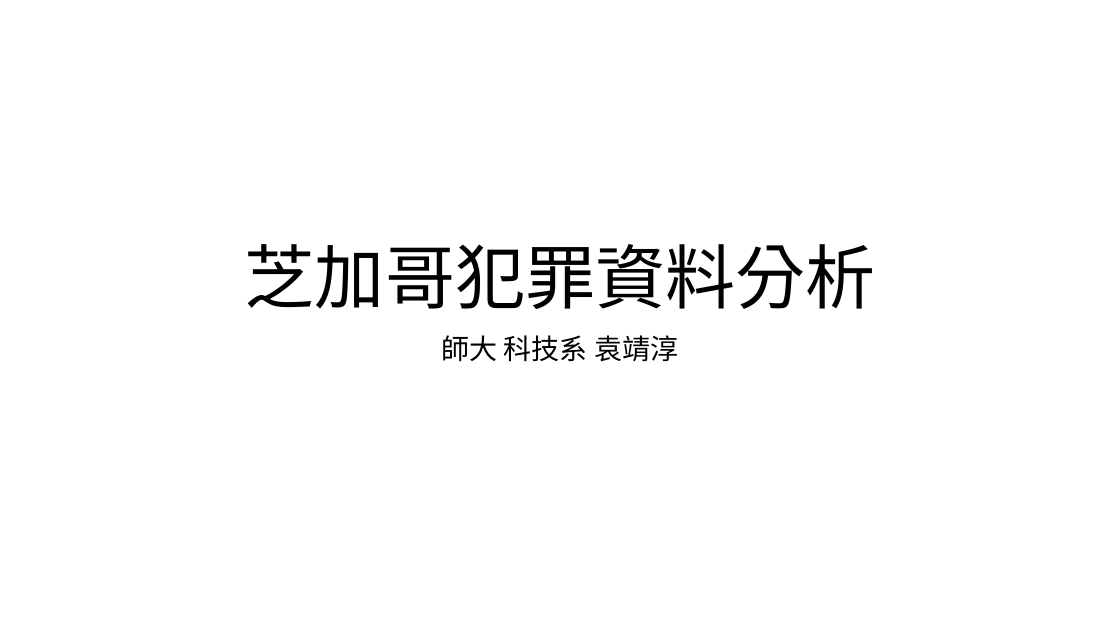
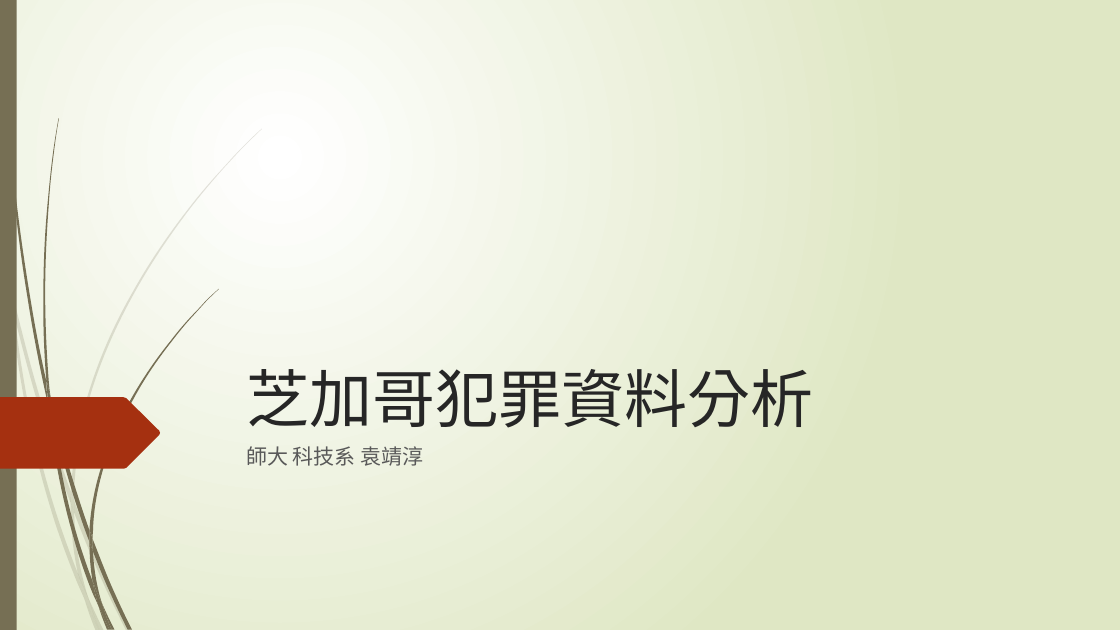
Before and after one commit to oliveyuan/NTU_R_Course_2018, a slide deck: slide 1 of week_6,7,8/Chicago crime data/芝加哥犯罪分析報告.pptx. Drawn at 1120x630 pixels with LibreOffice and Linux fonts; fonts in the diff are those of the drawing. Boxes give left, top, right and bottom in pixels: in the first picture for what was removed or moved away, otherwise in the second. Text is boxed around its words. In the diff, an @@ line names an element or a change of style, - is before the commit and + after.

Commit message:
add

```diff
--- a/week_6,7,8/Chicago crime data/芝加哥犯罪分析報告.pptx
+++ b/week_6,7,8/Chicago crime data/芝加哥犯罪分析報告.pptx
@@ background #FFFFFF to gradient #FFFFFF to #DFE8C4 @@
@@ rectangle added at <box>0,0,17,630</box>, fill #766F54 @@
@@ title "芝加哥犯罪資料分析": place and size @@
-title "芝加哥犯罪資料分析" at <box>245,244,875,309</box>
+title "芝加哥犯罪資料分析" at <box>246,369,813,428</box>
@@ title "芝加哥犯罪資料分析" at <box>246,369,813,428</box>: size 60 to 54 pt, font Calibri to TeX Gyre Adventor, text colour #000000 to #262626; alignment centre to left; line spacing 0.9 to 1 @@
@@ freeform shape added at <box>0,397,160,469</box>, fill #A53010 @@
@@ subtitle "師大 科技系 袁靖淳": place and size @@
-subtitle "師大 科技系 袁靖淳" at <box>442,335,678,362</box>
+subtitle "師大 科技系 袁靖淳" at <box>246,446,424,466</box>
@@ subtitle "師大 科技系 袁靖淳" at <box>246,446,424,466</box>: size 24 to 18 pt, font Calibri to TeX Gyre Adventor, text colour #000000 to #595959; alignment centre to left; line spacing 0.9 to 1 @@
@@ group added at <box>0,129,262,630</box>: 10 freeform shapes @@
@@ group added at <box>3,0,218,630</box>: 12 freeform shapes @@
```
Also in this commit, not shown: 13 other slides changed.
